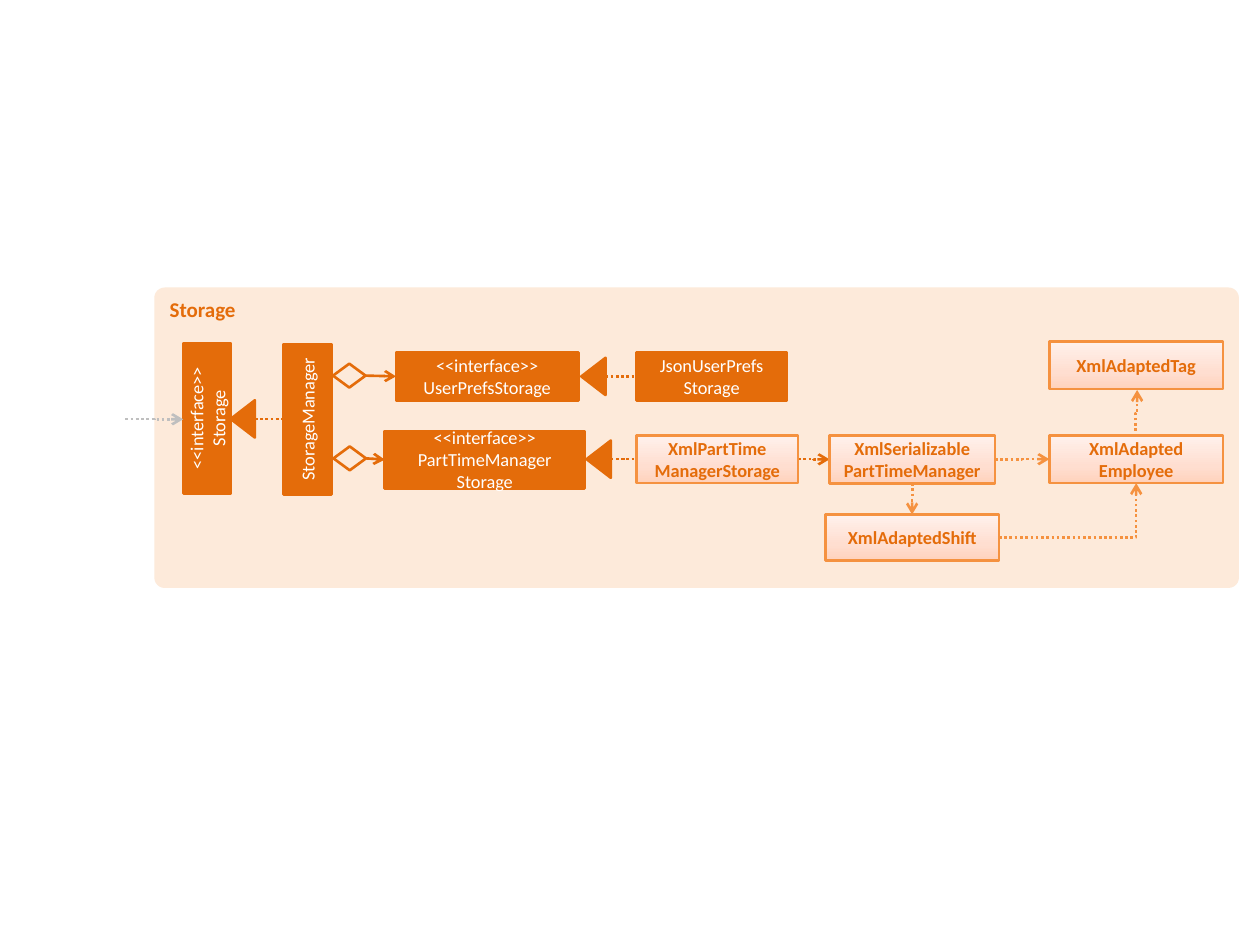
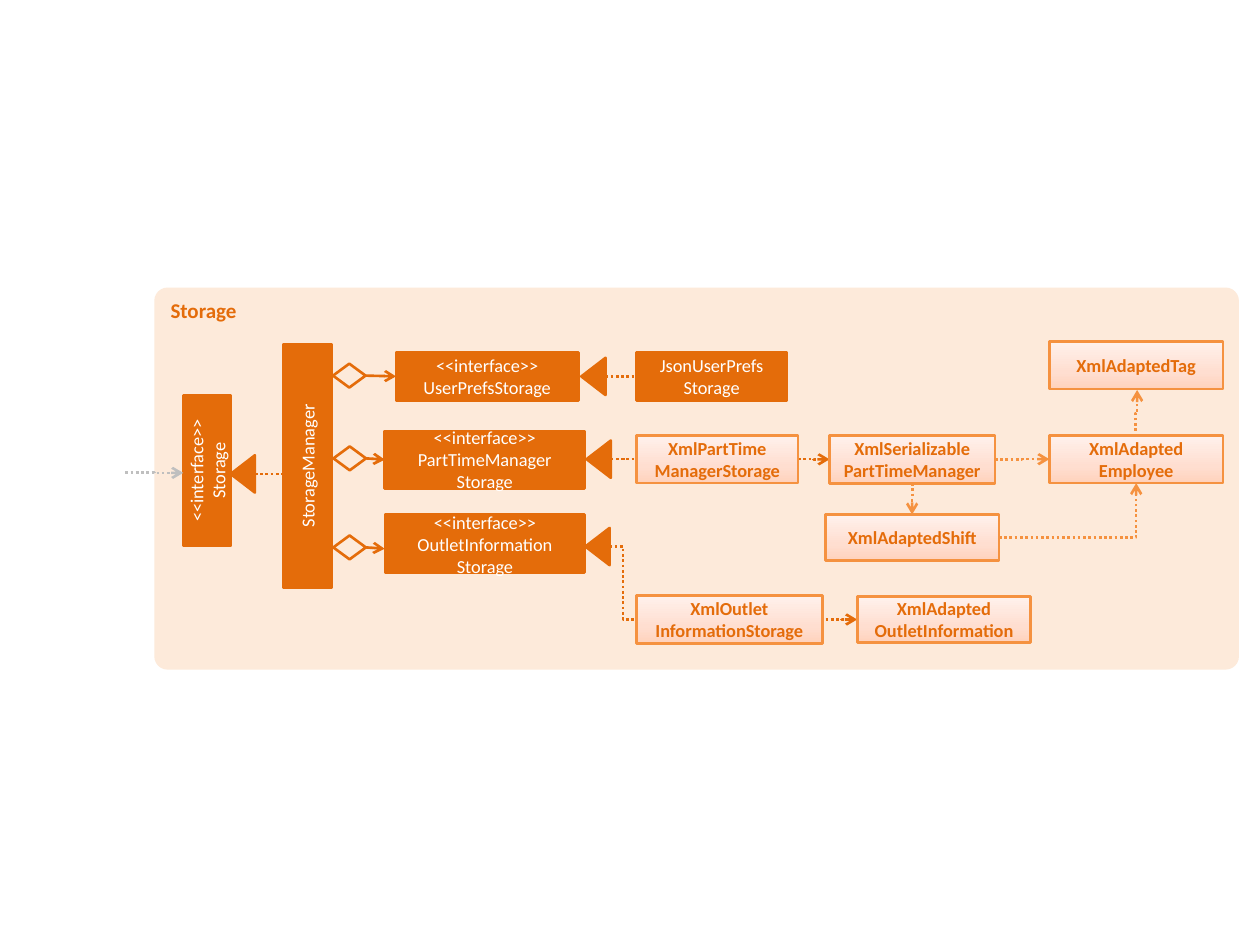
Before and after one commit to shanwpf/PTMan, a slide deck: slide 1 of docs/diagrams/StorageComponentClassDiagram.pptx. Drawn at 1260x945 pixels with LibreOffice and Linux fonts; fonts in the diff are those of the drawing. Boxes give left, top, right and bottom in pixels: in the first picture for what was removed or moved away, otherwise in the second. Text is boxed around its words. In the diff, an @@ line names an element or a change of style, - is before the commit and + after.

```diff
--- a/docs/diagrams/StorageComponentClassDiagram.pptx
+++ b/docs/diagrams/StorageComponentClassDiagram.pptx
@@ rounded rectangle "Storage": place and size @@
-rounded rectangle "Storage" at [154, 287, 1239, 587]
+rounded rectangle "Storage" at [154, 287, 1239, 669]
@@ rectangle "StorageManager": place and size @@
-rectangle "StorageManager" at [284, 344, 331, 495]
+rectangle "StorageManager" at [284, 344, 331, 588]
@@ 1 rectangle, 1 triangle, 1 line, 1 elbow arrow: place and size @@
-1 rectangle, 1 triangle, 1 line, 1 elbow arrow at [126, 343, 285, 494]
+1 rectangle, 1 triangle, 1 line, 1 elbow arrow at [126, 396, 285, 547]
@@ diamond added at [334, 536, 367, 559], outline #E46C0A 1.5 pt @@
@@ rectangle added at [386, 514, 585, 572], fill #E46C0A, outline #E46C0A 1.5 pt, 10.5 pt, text #FFFFFF @@
+<<interface>>
+OutletInformation
+Storage
@@ triangle added at [585, 527, 609, 565], fill #E46C0A, outline #E46C0A 1.5 pt @@
@@ arrow added from (365, 547) to (384, 548), #E46C0A 1.5 pt @@
@@ elbow line added from (610, 547) to (636, 620), #E46C0A 1.5 pt dashed @@
@@ rectangle added at [636, 596, 823, 644], fill gradient #FFD2BD to #FFDED0 to #FFF2ED, outline #F69240 1.5 pt, 10.5 pt, text #E46C0A, bold @@
+XmlOutlet
+InformationStorage
@@ rectangle added at [857, 596, 1031, 643], fill gradient #FFD2BD to #FFDED0 to #FFF2ED, outline #F69240 1.5 pt, 10.5 pt, text #E46C0A, bold @@
+XmlAdapted
+OutletInformation
@@ elbow arrow added from (825, 619) to (857, 620), #E46C0A 1.5 pt dashed @@
```
Also in this commit, not shown: 6 other files.
